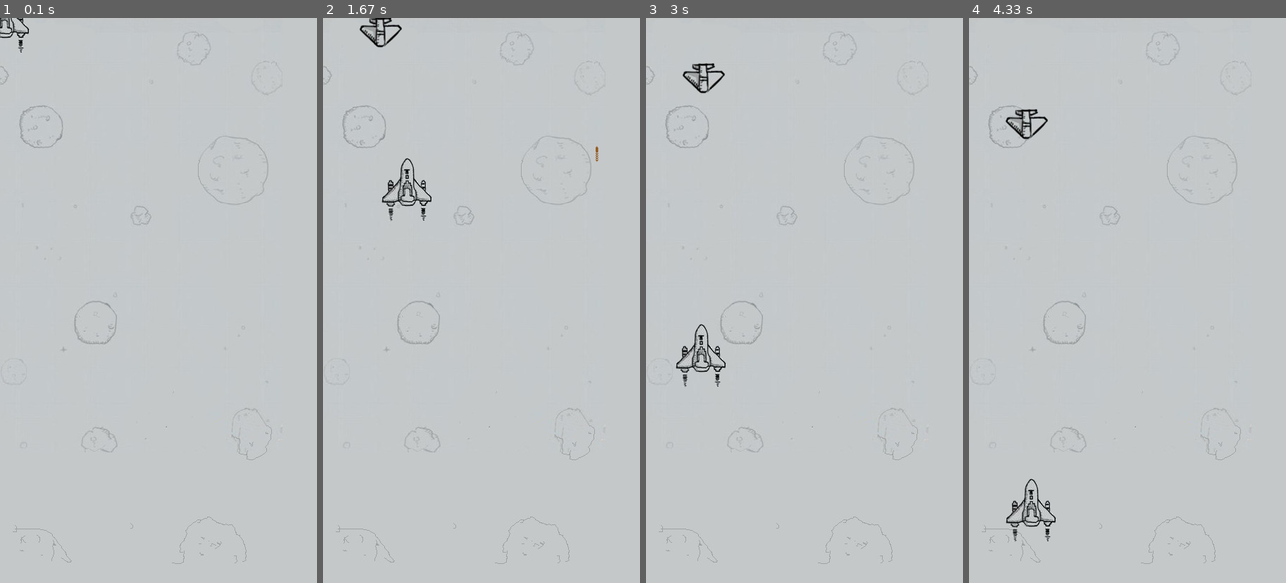
Above: before the commit, frames 1-4 (left to right).
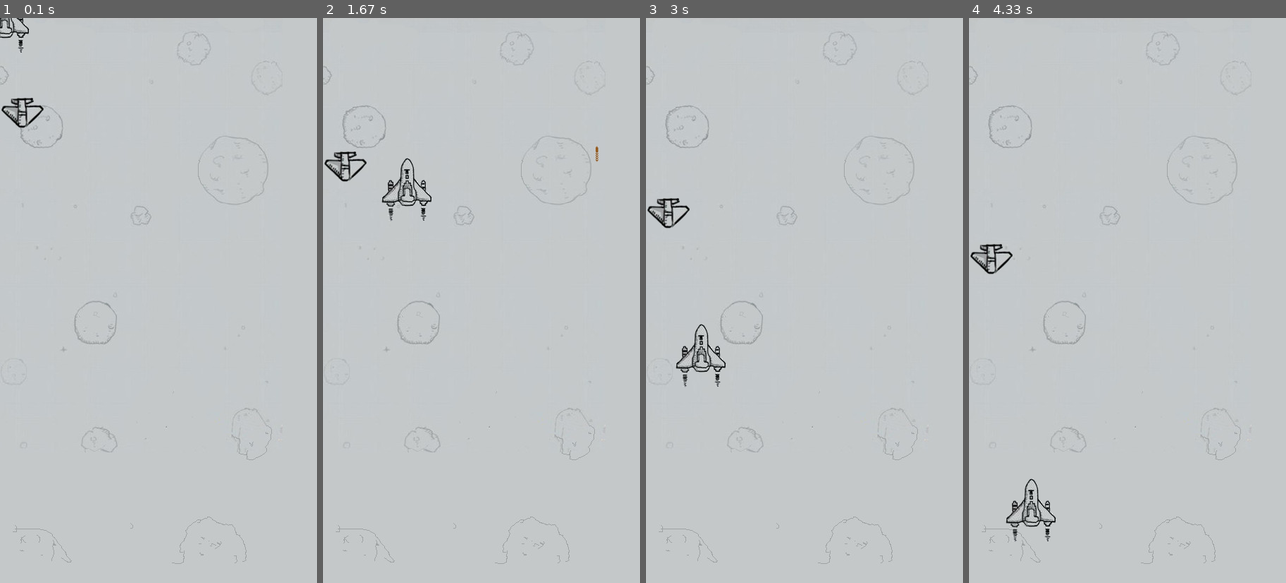
Above: after the commit, the same moments.

Repository: strugglebak/pygame-demo
Game: pygame game, started from mygame.py
The game is run twice, just before and just after one commit, with the same random seed, the same clock (stepped at 60 frames per second) and the same inputs.
Inputs (mouse positions are in pixels of both pictures, inside the frame that each line leads up to):
- Up to frame 1 (0.1 s): no input
- Up to frame 2 (1.67 s): click (481, 300) at 0.38 s; click (513, 424) at 0.72 s; click (595, 498) at 1.05 s; click (405, 187) at 1.38 s
- Up to frame 3 (3 s): click (804, 368) at 1.72 s; click (760, 181) at 2.05 s; click (915, 447) at 2.38 s; click (699, 357) at 2.72 s
- Up to frame 4 (4.33 s): click (1035, 193) at 3.05 s; click (1051, 402) at 3.38 s; click (1241, 430) at 3.72 s; click (1032, 509) at 4.05 s

The runs differ from the first frame. In frame 1, 0.3% of the frame differs, in the area x 0-14%, y 14-20%; in frame 2, 0.6%; in frame 3, 0.6%, in the area x 0-25%, y 8-38%; in frame 4, 0.6%.

Commit message:
主要修改了敌机出现坐标的范围，增加了敌机随机出现的效果

Diff:
--- a/enemy.py
+++ b/enemy.py
@@ -3,8 +3,8 @@
 
 class Enemy:
 	def restart(self):
-		self.x = random.randint(50, 400)
-		self.y = random.randint(-200, -50)
+		self.x = random.randint(0, 450)
+		self.y = random.randint(-200, 200)
 		self.speed = random.random() + 0.1
 
 	def __init__(self, img_name):
